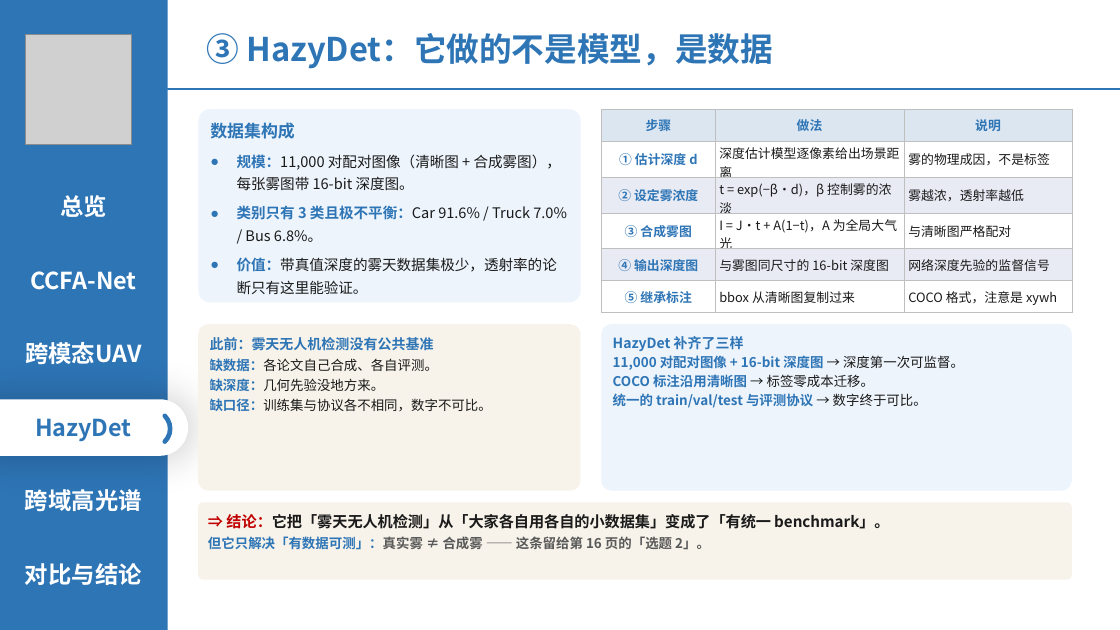
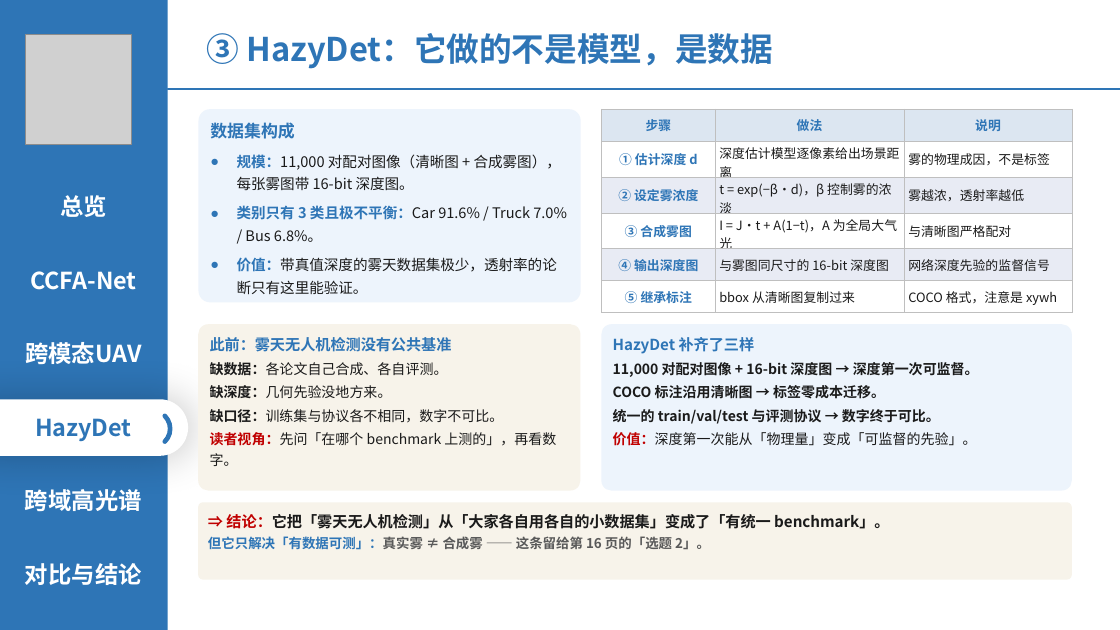
Before and after one commit to 139876/paper-notes, a slide deck: slide 11 of 论文精读/3-HazyDet精读/附件/四篇论文-组会汇报.pptx. Drawn at 1120x630 pixels with LibreOffice and Linux fonts; fonts in the diff are those of the drawing; grey boxes stand for pictures. Boxes give left, top, right and bottom in pixels: in the first picture for what was removed or moved away, otherwise in the second. Text is boxed around its words. In the diff, an @@ line names an element or a change of style, - is before the commit and + after.

```diff
--- a/论文精读/3-HazyDet精读/附件/四篇论文-组会汇报.pptx
+++ b/论文精读/3-HazyDet精读/附件/四篇论文-组会汇报.pptx
@@ text in rounded rectangle at [210,337,504,423]: size 12 to 13 pt in "此前：雾天无人机检测没有公共基准"; size 11.5 to 12 pt, text colour #2E75B6 to #1A1A1A in "缺数据：各论文自己合成、各自评测。", "缺深度：几何先验没地方来。", "缺口径：训练集与协议各不相同，数字不可比。"; line spacing 1.26 to 1.2; more space between paragraphs @@
@@ text in rounded rectangle at [613,337,979,424]: size 12 to 13 pt in "HazyDet 补齐了三样"; size 11.5 to 12 pt in "11,000 对配对图像 + 16-bit 深度图 → 深度第一次可监督。", "COCO 标注沿用清晰图 → 标签零成本迁移。", "统一的 train/val/test 与评测协议 → 数字终于可比。"; text colour #2E75B6 to #1A1A1A in "11,000 对配对图像 + 16-bit 深度图", "COCO 标注沿用清晰图", "统一的 train/val/test 与评测协议"; bold on in "→ 深度第一次可监督。", "→ 标签零成本迁移。", "→ 数字终于可比。"; line spacing 1.18 to 1.2; more space between paragraphs @@
@@ text in rounded rectangle at [210,432,556,466]: paragraph added @@
+读者视角：先问「在哪个 benchmark 上测的」，再看数字。
@@ text in rounded rectangle at [613,432,977,446]: paragraph added @@
+价值：深度第一次能从「物理量」变成「可监督的先验」。
```
Also in this commit, not shown: 7 other slides changed.
